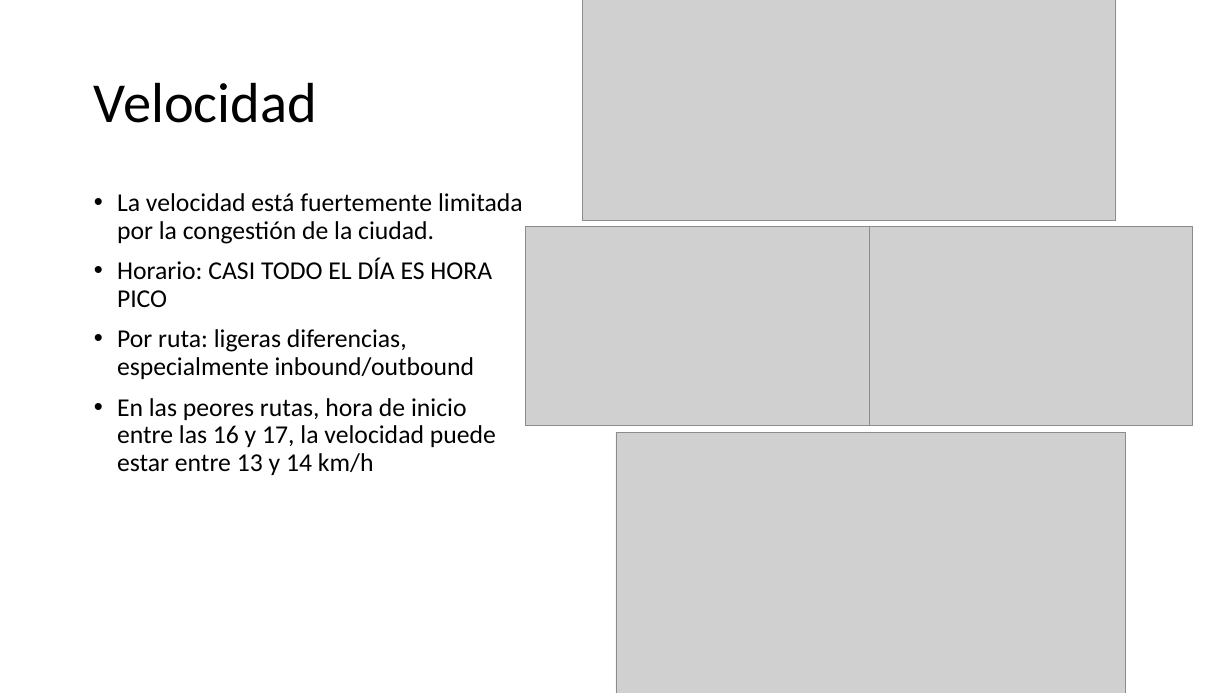
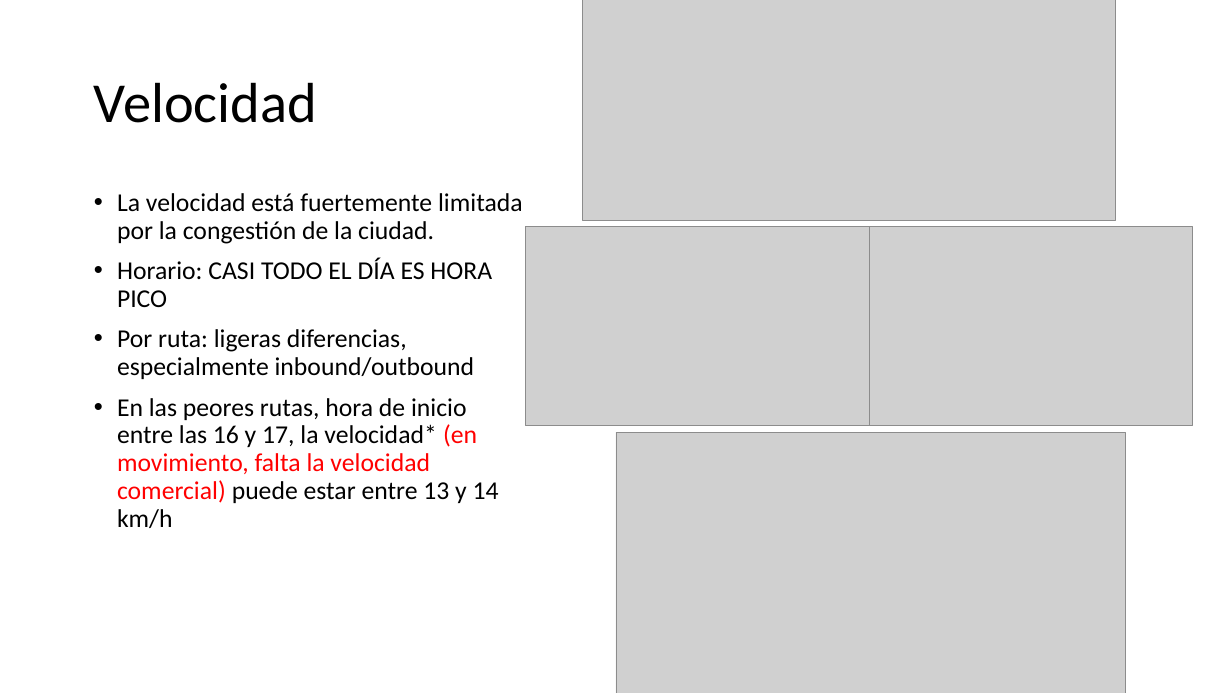
Before and after one commit to Jeisson177/scripts-tesis, a slide deck: slide 7 of Patrones de conducción.pptx (slide 6 before the commit). Drawn at 1232x693 pixels with LibreOffice and Linux fonts; fonts in the diff are those of the drawing; grey boxes stand for pictures. Boxes give left, top, right and bottom in pixels: in the first picture for what was removed or moved away, otherwise in the second. Text is boxed around its words. In the diff, an @@ line names an element or a change of style, - is before the commit and + after.

```diff
--- a/Patrones de conducción.pptx
+++ b/Patrones de conducción.pptx
@@ text at bbox=[117, 398, 499, 528]: text changed @@
-• En las peores rutas, hora de inicio entre las 16 y 17, la velocidad puede estar entre 13 y 14 km/h
+• En las peores rutas, hora de inicio entre las 16 y 17, la velocidad* (en movimiento, falta la velocidad comercial) puede estar entre 13 y 14 km/h
```
Also in this commit, not shown: 8 other slides changed, 11 slides added, 20 other files.
